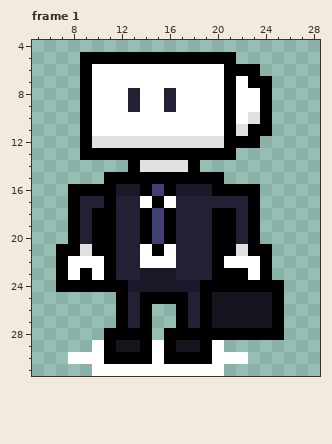
Two versions of one pixel-art file, Robots.aseprite. That is the earlier state.
32x32 pixels, 1 frame. Shown: frame 1: x 5..28, y 4..31. The commit also changed other frames, which this record leaves out.
Once edited:
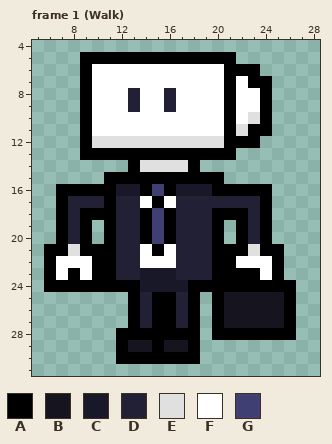
Palette (. is transparent): A #000000  B #16151f  C #191828  D #222034  E #e0e0e0  F #ffffff  G #3f3f74
The exact change:
layer "Shadow" now hidden
layer "BackArm" added
layer "Legs" added
layer "Body" added
layer "Arms" added
layer "3rd Draft" removed
Frame 1 (Walk):
y 16: x 7 . -> A; x 24 . -> A
y 17: x 7..8 .A -> AD; x 23..24 A. -> DA
y 18: x 7..9 .AD -> ADA; x 22..24 DA. -> ADA
y 19..20: x 7..10 .ADA -> ADA.; x 21..24 ADA. -> .ADA
y 21: x 6 . -> A; x 8..9 AE -> EA; x 22..23 EA -> AE; x 25 . -> A
y 22: x 6..7 .A -> AF; x 10 F -> A; x 21 F -> A; x 24..25 A. -> FA
y 23: x 6..10 .AFAF -> AFAFA; x 23..25 FA. -> AFA
y 24: x 6 . -> A; x 13 C -> A; x 18 C -> A; x 26 . -> A
y 25: x 12..14 ADA -> .AD; x 17..20 ADAB -> DA.A; x 25..26 A. -> BA
y 26..27: x 12..20 ADA..ADAB -> .ADAADA.A; x 25..26 A. -> BA
y 28: x 11 A -> .; x 15 . -> A; x 19 A -> .; x 26 . -> A
y 29: x 10..12 FAB -> ..A; x 14..16 AFA -> BAB; x 18..20 BAF -> A..
y 30: x 8..11 FFFA -> ....; x 15 F -> A; x 19..22 AFFF -> ....
y 31: x 10..20 FFFFFFFFFFF -> ...........
Where, in picture pixels (left, top, right, bottom), the same in both pictures:
changed: (44, 184, 296, 376)
